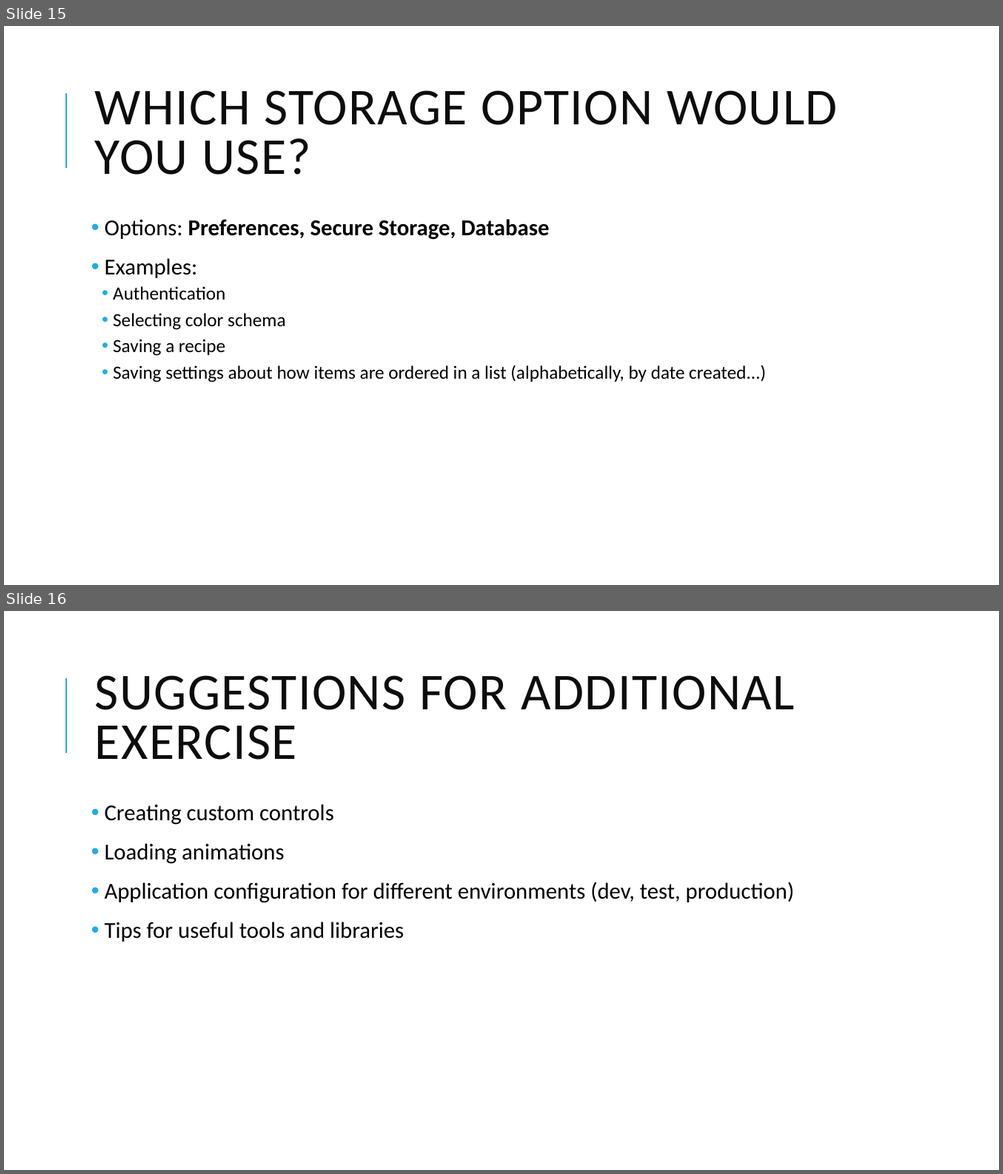
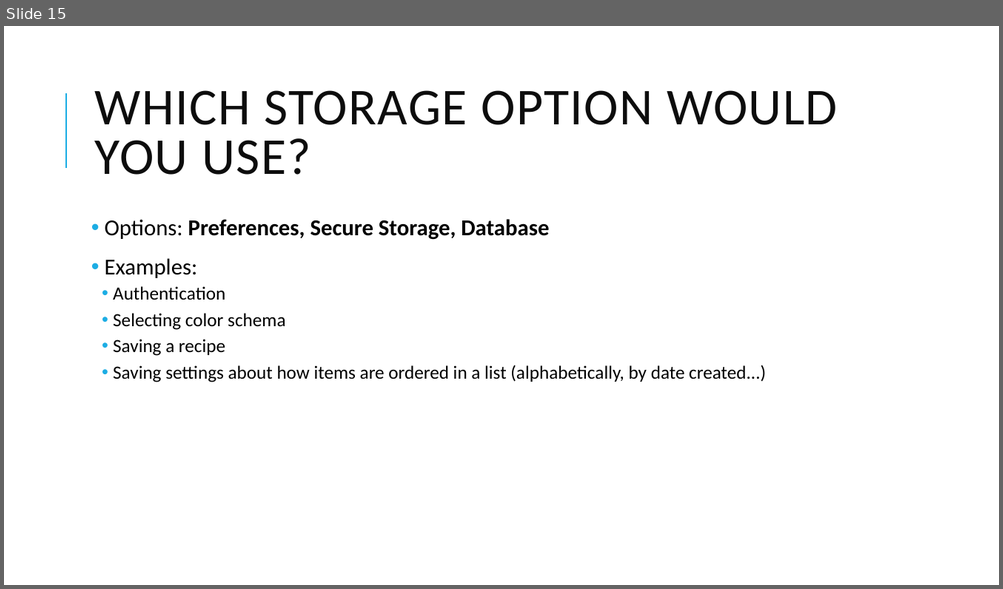
Before and after one commit to jasho/pv239-maui, a slide deck: 05_Storage/PV239-MAUI-05_Storage.pptx. Shown one above the other, each under a label of ours: slides 15 and 16 before the commit, slide 15 after it. The pictures are 1003x1174 and 1003x589 pixels, drawn with LibreOffice and Linux fonts; fonts in the diff are those of the drawing. Boxes give left, top, right and bottom in pixels: in the first picture for what was removed or moved away, otherwise in the second. Text is boxed around its words. In the diff, an @@ line names an element or a change of style, - is before the commit and + after.

Commit message:
Updated presentation for lab 05

```diff
--- a/05_Storage/PV239-MAUI-05_Storage.pptx
+++ b/05_Storage/PV239-MAUI-05_Storage.pptx
@@ slide 16 removed at (4, 611, 999, 1170), background #FFFFFF; not listed: 1 template element that a slide beside it also shows @@
@@ title removed at (95, 675, 794, 760) @@
-SUGGESTIONS FOR ADDITIONAL EXERCISE
@@ text removed at (105, 804, 794, 942) @@
-• Creating custom controls
-• Loading animations
-• Application configuration for different environments (dev, test, production)
-• Tips for useful tools and libraries
```
Also in this commit, not shown: 1 slide changed.
